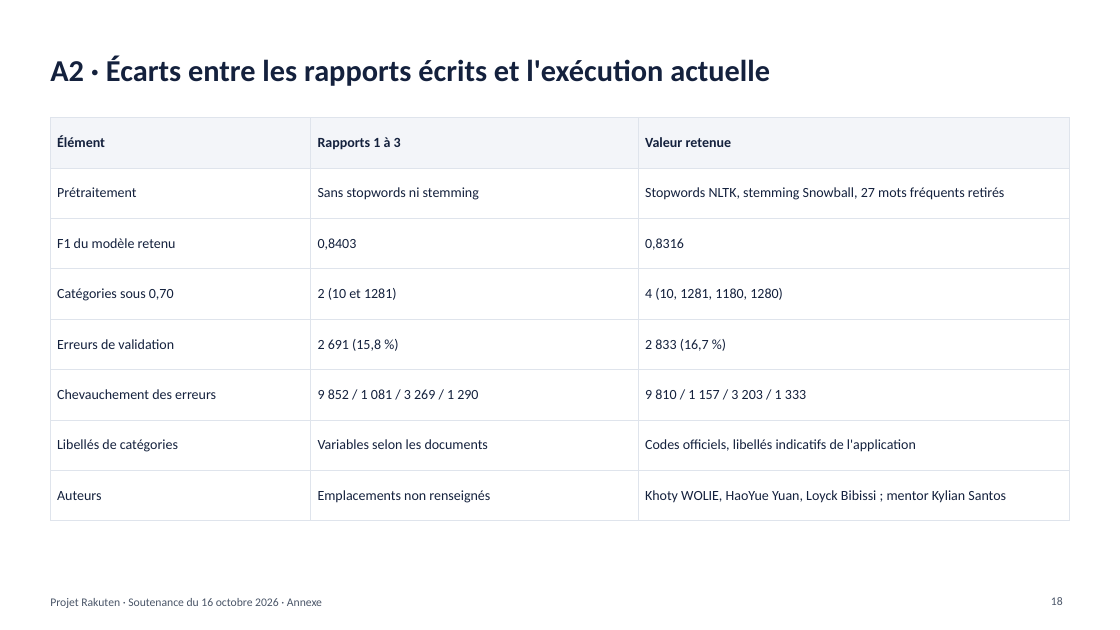
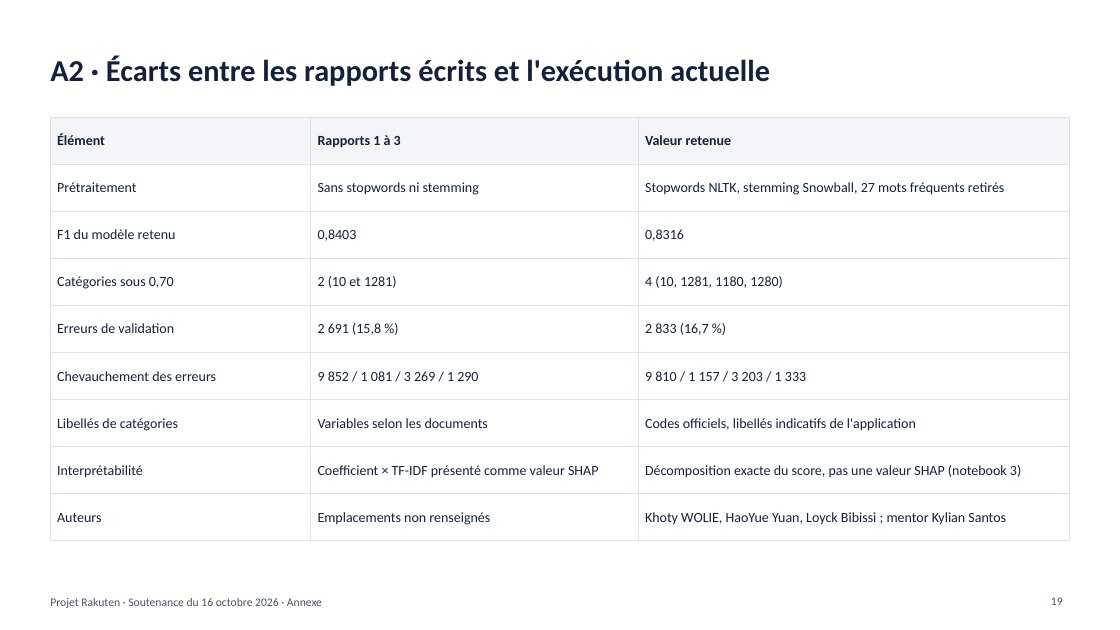
Before and after one commit to Daryl01/rakuten-challenge, a slide deck: slide 19 of reports/presentation/Soutenance_Rakuten.pptx (slide 18 before the commit). Drawn at 1120x630 pixels with LibreOffice and Linux fonts; fonts in the diff are those of the drawing. Boxes give left, top, right and bottom in pixels: in the first picture for what was removed or moved away, otherwise in the second. Text is boxed around its words. In the diff, an @@ line names an element or a change of style, - is before the commit and + after.

Commit message:
Mise à jour du support de soutenance : interprétabilité et explication des scores

```diff
--- a/reports/presentation/Soutenance_Rakuten.pptx
+++ b/reports/presentation/Soutenance_Rakuten.pptx
@@ table at [50,118,1070,529] @@
+row 8: Interprétabilité | Coefficient × TF-IDF présenté comme valeur SHAP | Décomposition exacte du score, pas une valeur SHAP (notebook 3)
@@ page number at [1051,597,1063,605]: text changed @@
-18
+19
```
Also in this commit, not shown: 4 other slides changed, 2 slides added, 1 slide removed.
